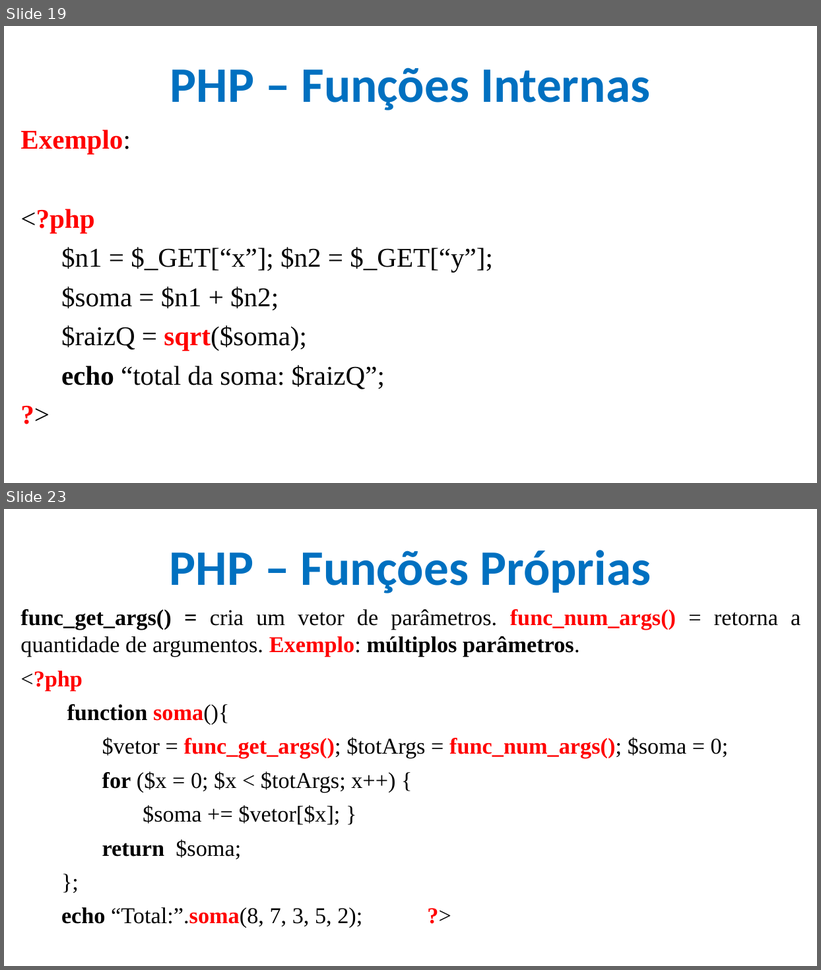
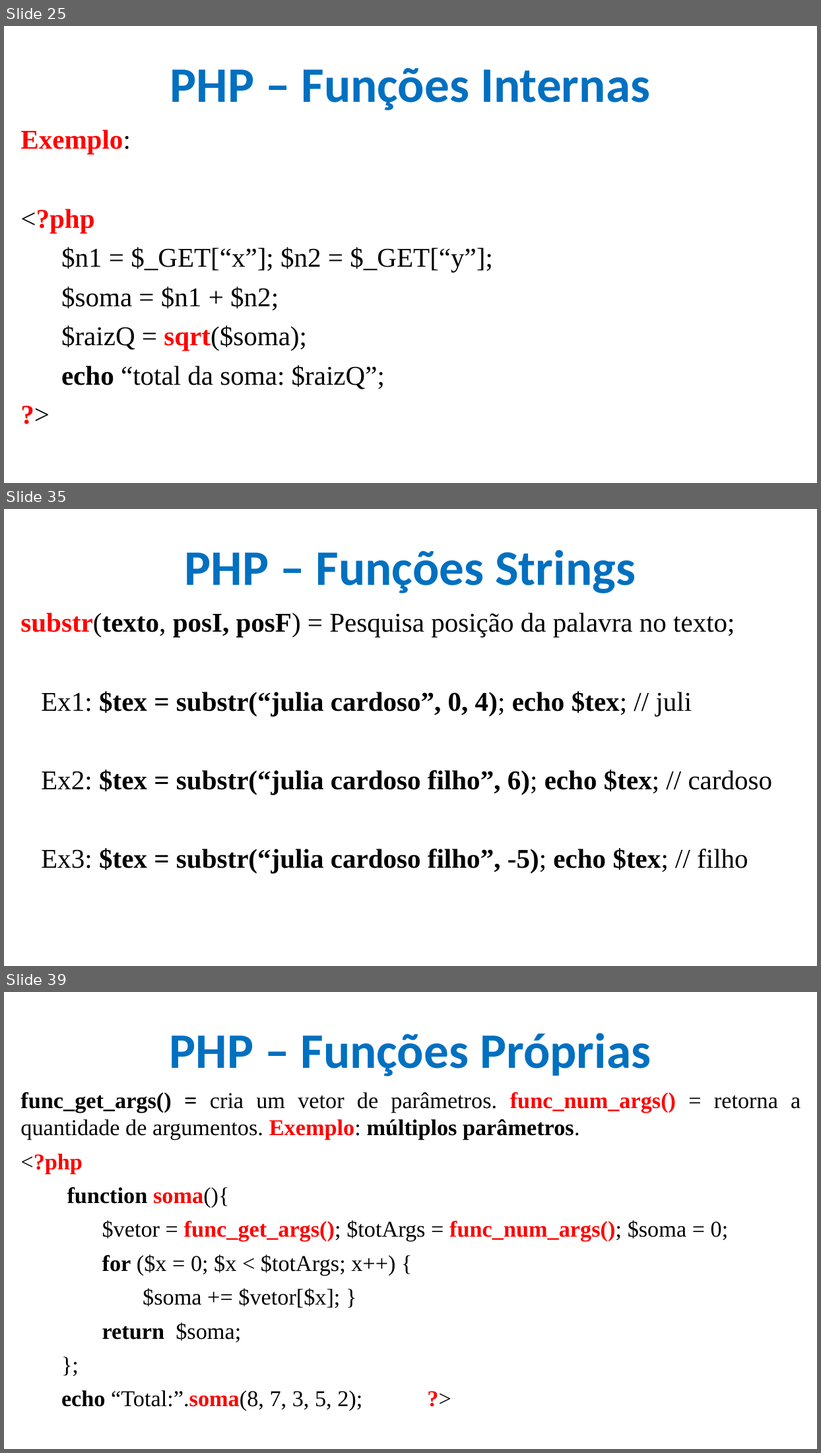
Before and after one commit to CloudEducationBrazil/WydenDesenvolvimentoWebPHP, a slide deck: 01 Classes/Aula 12 e 13 Desenvolvimento Web PHP - PHP.pptx. Shown one above the other, each under a label of ours: slides 19 and 23 before the commit, slides 25, 35 and 39 after it; the slides between them are not shown. The pictures are 821x970 and 821x1453 pixels, drawn with LibreOffice and Linux fonts; fonts in the diff are those of the drawing; background and template pictures are left out. Boxes give left, top, right and bottom in pixels: in the first picture for what was removed or moved away, otherwise in the second. Text is boxed around its words. In the diff, an @@ line names an element or a change of style, - is before the commit and + after.

```diff
--- a/01 Classes/Aula 12 e 13 Desenvolvimento Web PHP - PHP.pptx
+++ b/01 Classes/Aula 12 e 13 Desenvolvimento Web PHP - PHP.pptx
@@ slide 35 added at [4, 509, 817, 966], background picture (left out) @@
@@ title added at [185, 550, 636, 593], 44 pt, text #0070C0, bold @@
+PHP – Funções Strings
@@ text added at [20, 613, 773, 873], 24 pt, text #000000, bold @@
+substr(texto, posI, posF) = Pesquisa posição da palavra no texto;
+Ex1: $tex = substr(“julia cardoso”, 0, 4); echo $tex; // juli
+Ex2: $tex = substr(“julia cardoso filho”, 6); echo $tex; // cardoso
+Ex3: $tex = substr(“julia cardoso filho”, -5); echo $tex; // filho
@@ what was slide 19 is now slide 25 @@
@@ what was slide 23 is now slide 39 @@
```
Also in this commit, not shown: 6 slides changed, 16 other slides added.
